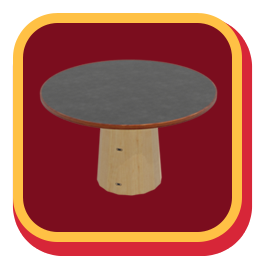
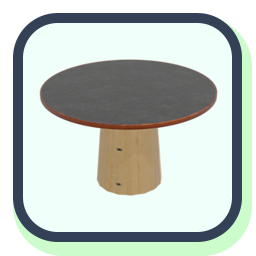
Before/after of a 256px x 256px layered artwork. What changed in the layer stack:
painted on "Rounded Rectangle 2" over bbox(13, 13, 242, 242)
